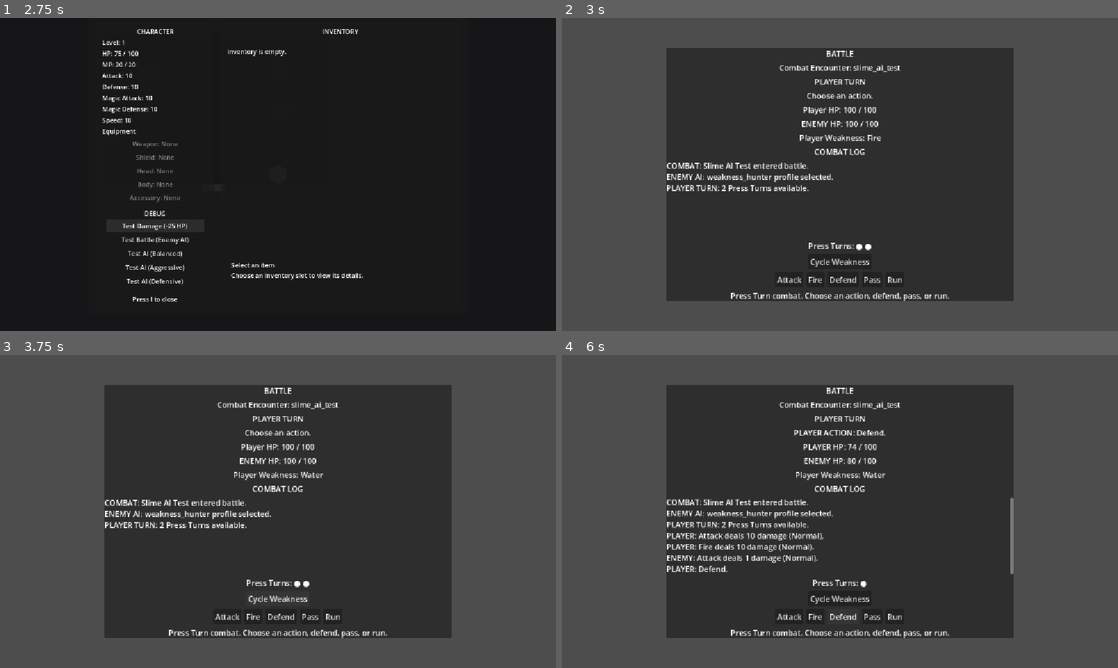
Above: before the commit, frames 1-4 (two rows, left to right).
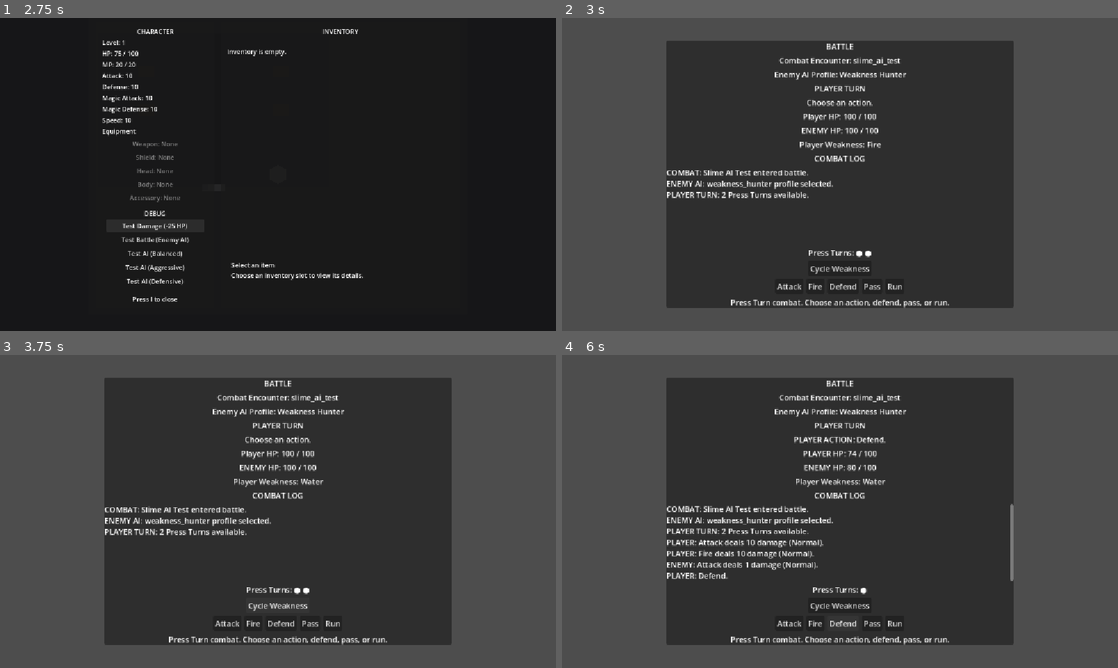
Above: after the commit, the same moments.

Repository: salexume94-pixel/Scripts
Game: Godot game, scene res://scenes/World.tscn
The game is run twice, just before and just after one commit, with the same random seed, the same clock (stepped at 60 frames per second) and the same inputs.
Inputs:
- Up to frame 1 (2.75 s): tap Enter at 0.5 s; hold Right (ui_right) 0.53-1.28 s; tap E at 0.6 s; hold Down (ui_down) 1.28-2 s; tap I at 1.35 s; click "Test Damage (-25 HP)" at 2 s
- Up to frame 2 (3 s): click "Test Battle (Enemy AI)" at 2.75 s
- Up to frame 3 (3.75 s): click "Cycle Weakness" at 3.5 s
- Up to frame 4 (6 s): click "Attack" at 4.25 s; click "Fire" at 5 s; click "Defend" at 5.75 s

Frame 1 is identical in both runs. In frame 2, 8.4% of the frame differs, in the area x 18-82%, y 7-93%; in frame 3, 8.4%; in frame 4, 10%.

Commit message:
Add Enemy AI profile display to battle UI

Diff:
--- a/scenes/Battle.tscn
+++ b/scenes/Battle.tscn
@@ -34,6 +34,10 @@
 [node name="EncounterLabel" type="Label" parent="CenterContainer/Panel/VBoxContainer"]
 layout_mode = 2
 text = "Combat Encounter: Unknown"
+horizontal_alignment = 1
+[node name="EnemyAIProfileLabel" type="Label" parent="CenterContainer/Panel/VBoxContainer"]
+layout_mode = 2
+text = "Enemy AI Profile: Unknown"
 horizontal_alignment = 1
 [node name="StateLabel" type="Label" parent="CenterContainer/Panel/VBoxContainer"]
 layout_mode = 2
